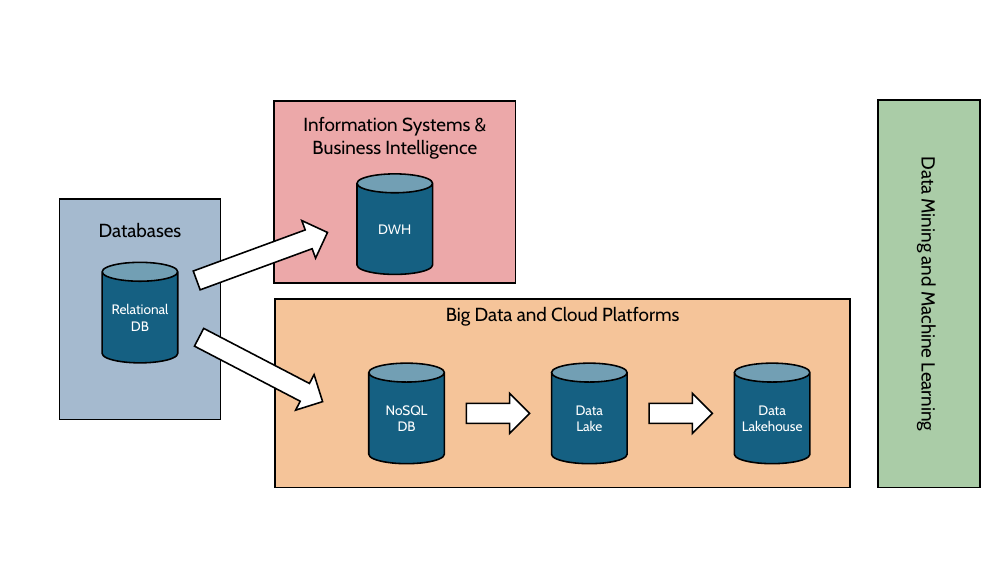
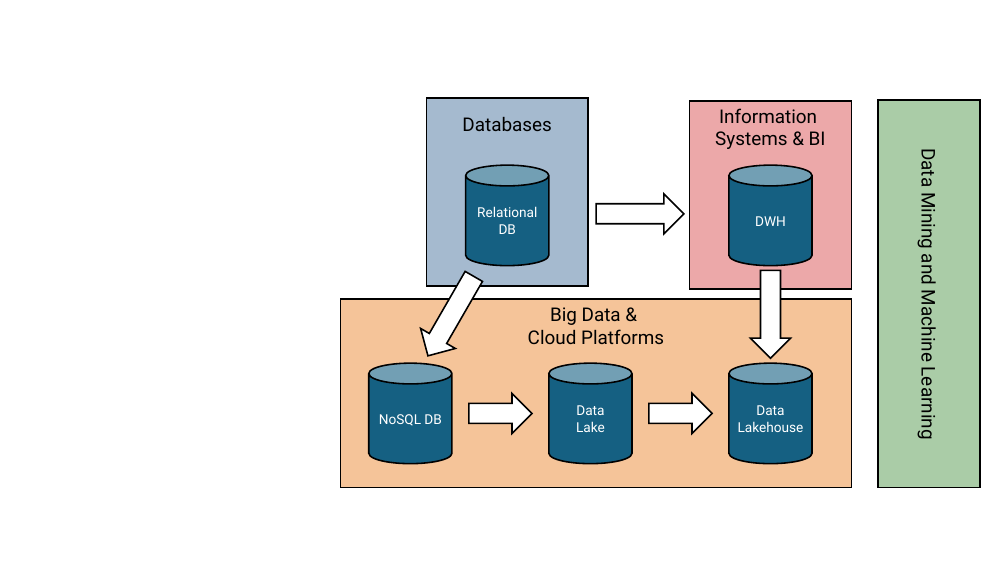
Before and after one commit to w4bo/AA2526-unibo-bigdataandcloudplatforms, a slide deck: slide 1 of slides/figures.pptx. Drawn at 1008x567 pixels with LibreOffice and Linux fonts; fonts in the diff are those of the drawing; background and template pictures are left out. Boxes give left, top, right and bottom in pixels: in the first picture for what was removed or moved away, otherwise in the second. Text is boxed around its words. In the diff, an @@ line names an element or a change of style, - is before the commit and + after.

```diff
--- a/slides/figures.pptx
+++ b/slides/figures.pptx
@@ rectangle "Databases": place and size @@
-rectangle "Databases" at (60, 199, 221, 420)
+rectangle "Databases" at (426, 98, 588, 287)
@@ rectangle "Information Systems & BI": place and size @@
-rectangle "Information Systems & BI" at (274, 101, 516, 283)
+rectangle "Information Systems & BI" at (690, 101, 851, 289)
@@ text in rectangle at (715, 108, 826, 149): text changed; font Cabin to Roboto @@
-Information Systems & Business Intelligence
+Information
+Systems & BI
@@ cylinder "Relational DB": place and size @@
-cylinder "Relational DB" at (102, 262, 178, 363)
+cylinder "Relational DB" at (466, 165, 549, 265)
@@ font Cabin to Roboto in 7 elements at (879, 101, 981, 488), (549, 363, 632, 464), (729, 363, 812, 464), (369, 363, 452, 464), (426, 98, 588, 287), (466, 165, 549, 265), (729, 165, 812, 265) @@
@@ cylinder "DWH": place and size @@
-cylinder "DWH" at (357, 174, 433, 274)
+cylinder "DWH" at (729, 165, 812, 265)
@@ right arrow at (597, 194, 684, 234): rotation 27 to 0 degrees @@
@@ right arrow at (411, 267, 491, 366): rotation 339 to 120 degrees @@
@@ rectangle "Big Data & Cloud Platforms": place and size @@
-rectangle "Big Data & Cloud Platforms" at (275, 299, 851, 488)
+rectangle "Big Data & Cloud Platforms" at (341, 299, 852, 488)
@@ right arrow added at (751, 270, 791, 358), fill #FFFFFF, outline #000000 1.5 pt @@
@@ text in rectangle at (528, 307, 664, 344): text changed; font Cabin to Roboto @@
-Big Data and Cloud Platforms
+Big Data &
+Cloud Platforms
@@ cylinder "NoSQL DB": place and size @@
-cylinder "NoSQL DB" at (369, 363, 445, 464)
+cylinder "NoSQL DB" at (369, 363, 452, 464)
@@ cylinder "Data Lake": place and size @@
-cylinder "Data Lake" at (552, 363, 628, 464)
+cylinder "Data Lake" at (549, 363, 632, 464)
@@ cylinder "Data Lakehouse": place and size @@
-cylinder "Data Lakehouse" at (734, 363, 810, 464)
+cylinder "Data Lakehouse" at (729, 363, 812, 464)
```
Also in this commit, not shown: 20 other files.
